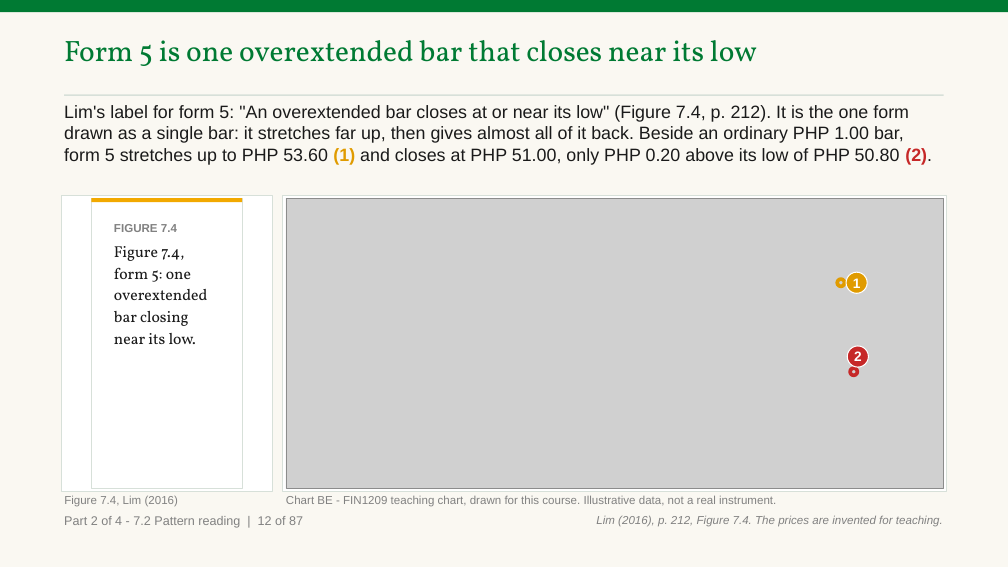
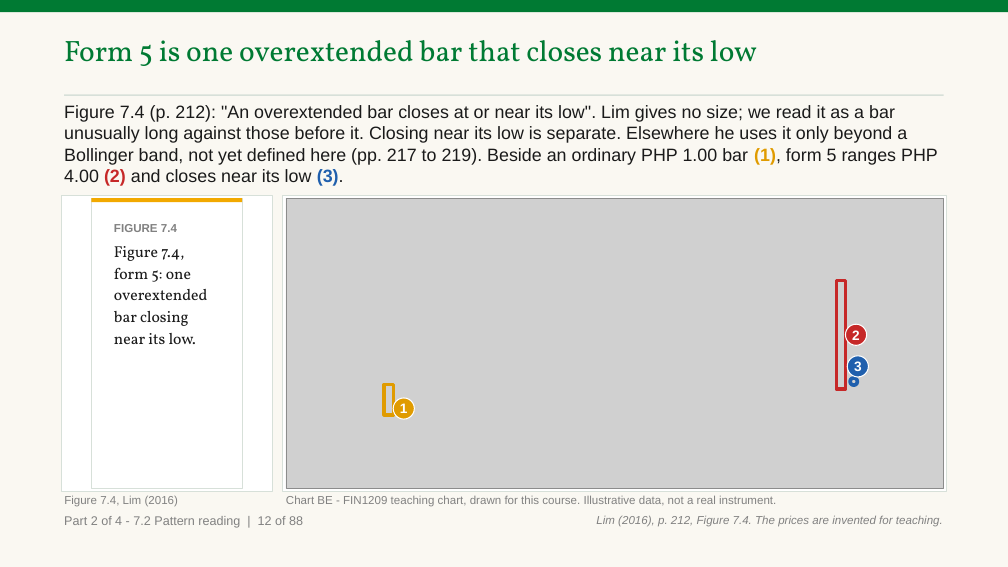
Before and after one commit to benjiesotelo-sudo/Telos_FIN1209, a slide deck: slide 52 of chapter-07/FIN1209-Chapter-07.pptx. Drawn at 1008x567 pixels with LibreOffice and Linux fonts; fonts in the diff are those of the drawing; grey boxes stand for pictures. Boxes give left, top, right and bottom in pixels: in the first picture for what was removed or moved away, otherwise in the second. Text is boxed around its words. In the diff, an @@ line names an element or a change of style, - is before the commit and + after.

Commit message:
Chapter 7: define overextended bar (slides 52, 66, 75, 76, 85, 94, 104) (#53)
* Chapter 7: define overextended as an unusually long bar, enlarge the examples that claim it

* Chapter 7: Bollinger wording on slide 52, size contrast named on slides 85, 94 and 104

* Chapter 7: draw the ordinary and overextended last bar on slides 85, 94 and 104

```diff
--- a/chapter-07/FIN1209-Chapter-07.pptx
+++ b/chapter-07/FIN1209-Chapter-07.pptx
@@ text at (x1=64, y1=105, x2=938, y2=186): text changed @@
-Lim's label for form 5: "An overextended bar closes at or near its low" (Figure 7.4, p. 212). It is the one form drawn as a single bar: it stretches far up, then gives almost all of it back. Beside an ordinary PHP 1.00 bar, form 5 stretches up to PHP 53.60 (1) and closes at PHP 51.00, only PHP 0.20 above its low of PHP 50.80 (2).
+Figure 7.4 (p. 212): "An overextended bar closes at or near its low". Lim gives no size; we read it as a bar unusually long against those before it. Closing near its low is separate. Elsewhere he uses it only beyond a Bollinger band, not yet defined here (pp. 217 to 219). Beside an ordinary PHP 1.00 bar (1), form 5 ranges PHP 4.00 (2) and closes near its low (3).
@@ rectangle added at (x1=836, y1=281, x2=845, y2=389), outline #C62828 3.5 pt @@
@@ ellipse removed at (x1=837, y1=279, x2=845, y2=287) @@
@@ ellipse "2" moved from (x1=848, y1=346, x2=869, y2=368) to (x1=845, y1=324, x2=867, y2=346) @@
@@ ellipse added at (x1=848, y1=356, x2=869, y2=377), fill #1F5FAD, outline #FFFFFF 1 pt, 13 pt, text #FFFFFF, bold @@
+3
@@ rectangle added at (x1=384, y1=385, x2=393, y2=415), outline #E09B00 3.5 pt @@
@@ ellipse moved from (x1=850, y1=368, x2=858, y2=376) to (x1=850, y1=378, x2=858, y2=386) @@
@@ ellipse at (x1=850, y1=378, x2=858, y2=386): outline #C62828 3.5 pt to #1F5FAD 3.5 pt @@
@@ ellipse "1" moved from (x1=846, y1=272, x2=867, y2=293) to (x1=393, y1=398, x2=414, y2=419) @@
@@ text at (x1=64, y1=516, x2=303, y2=528): text changed @@
-Part 2 of 4 - 7.2 Pattern reading | 12 of 87
+Part 2 of 4 - 7.2 Pattern reading | 12 of 88
```
Also in this commit, not shown: 86 other slides changed, 1 slide added, 2 other files.
